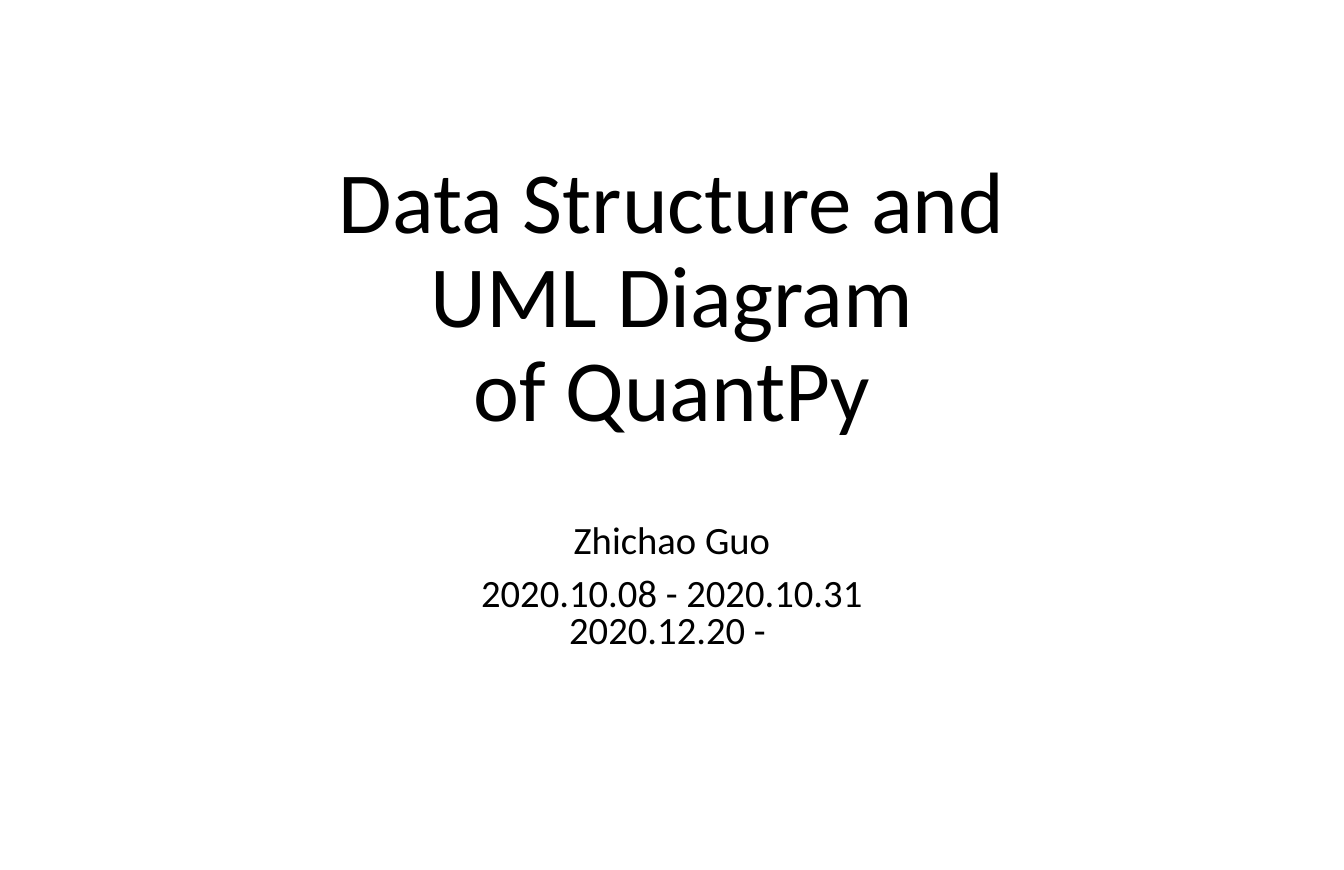
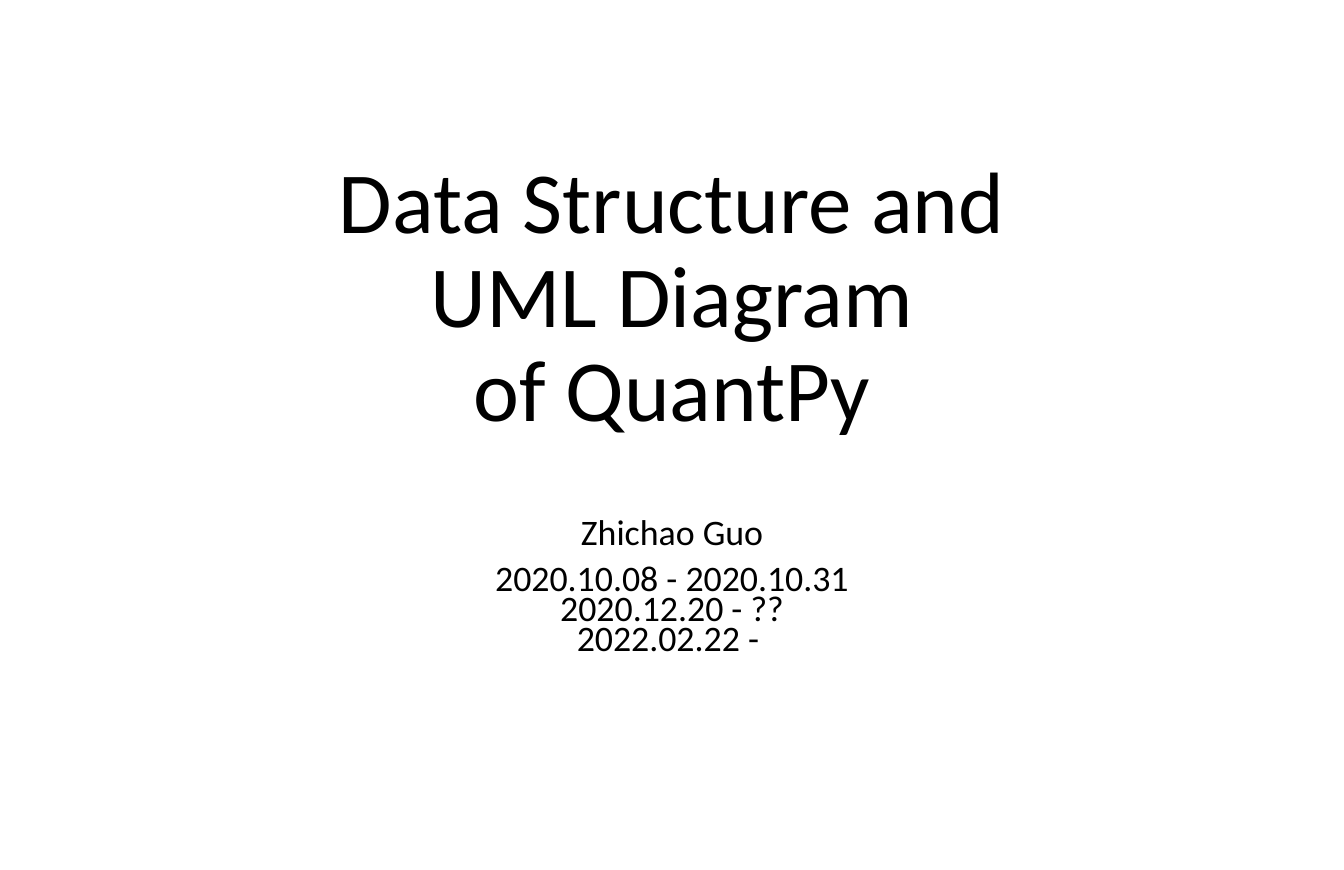
Before and after one commit to guozc12/QuantPy, a slide deck: slide 1 of @Test/_structure/Data Structure and UML Diagram of QuantPy.pptx. Drawn at 1344x870 pixels with LibreOffice and Linux fonts; fonts in the diff are those of the drawing. Boxes give left, top, right and bottom in pixels: in the first picture for what was removed or moved away, otherwise in the second. Text is boxed around its words. In the diff, an @@ line names an element or a change of style, - is before the commit and + after.

Commit message:
add doc folder and structure ppt

```diff
--- a/@Test/_structure/Data Structure and UML Diagram of QuantPy.pptx
+++ b/@Test/_structure/Data Structure and UML Diagram of QuantPy.pptx
@@ subtitle at <box>581,520,763,546</box>: size 27.7 to 25.6 pt in "Zhichao Guo"; line spacing 0.8 to 0.7 @@
@@ subtitle at <box>495,566,849,652</box>: text changed; size 27.7 to 25.6 pt @@
-2020.10.08 - 2020.10.31
-2020.12.20 -
+2020.10.08 - 2020.10.31
+2020.12.20 - ??
+2022.02.22 -
```
Also in this commit, not shown: 1 slide removed.
